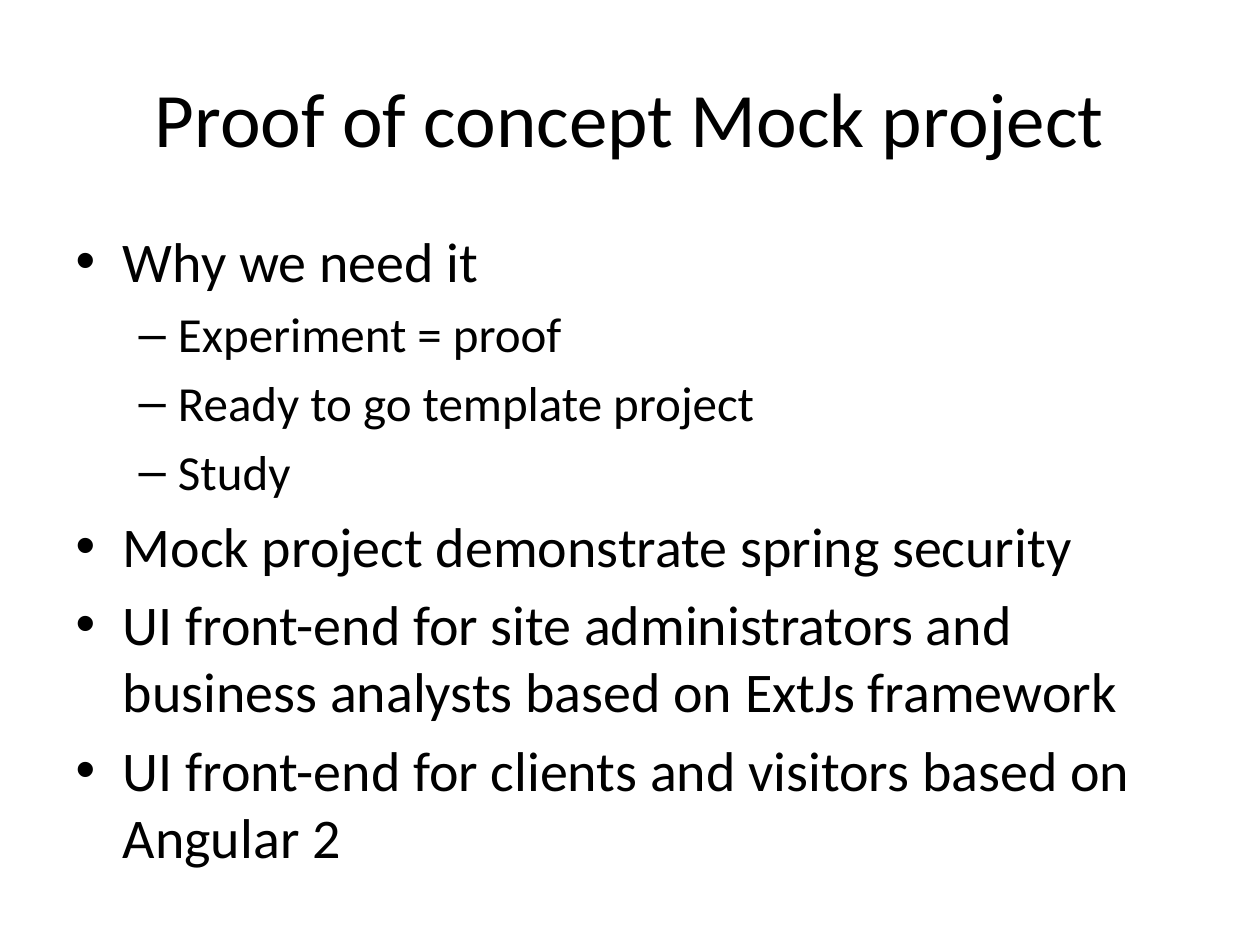
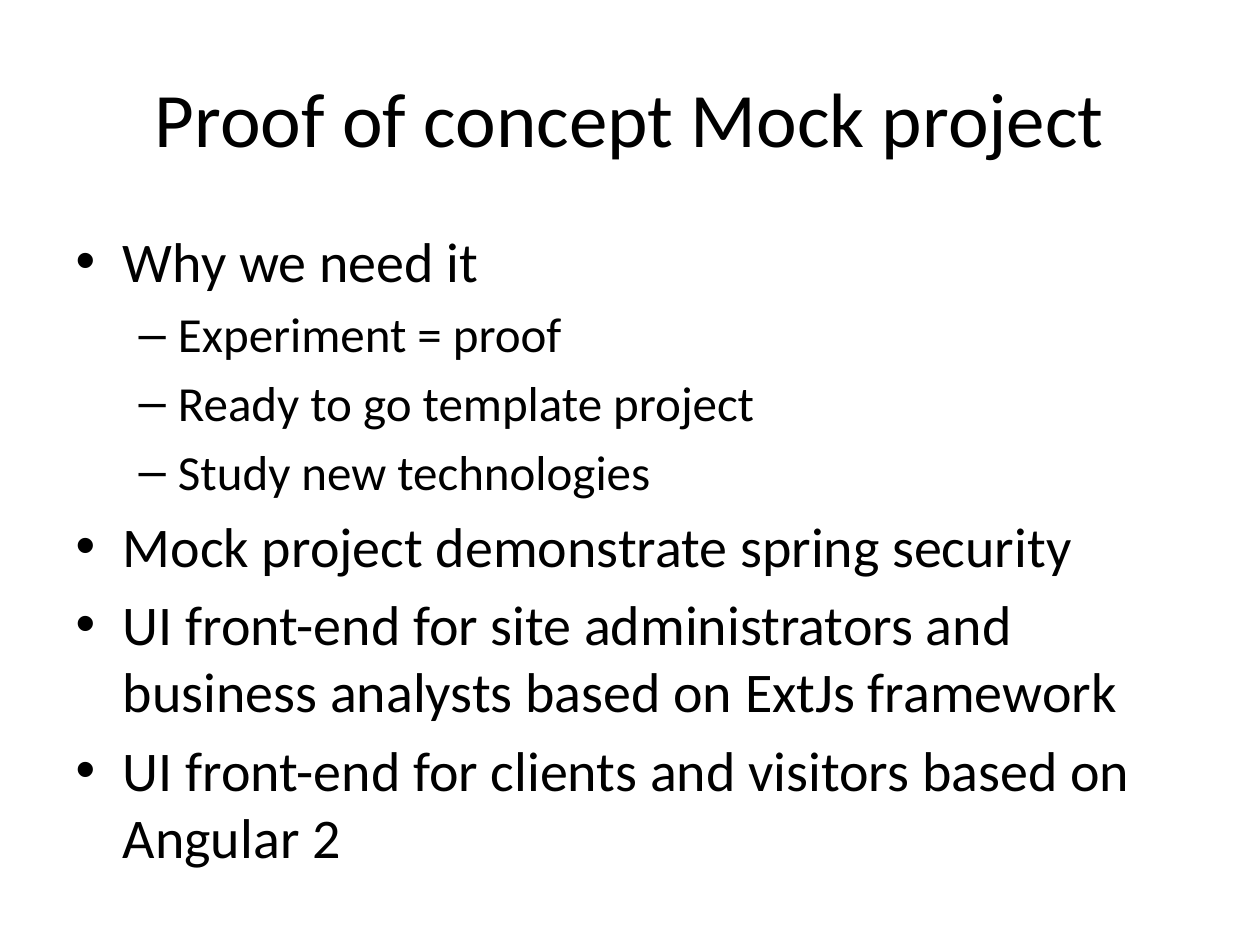
Before and after one commit to JavaPantry/MockStoreApp, a slide deck: slide 9 of MockExtJs6_bsd/Documents/Single Page Application (SPA) paradigm.pptx (slide 6 before the commit). Drawn at 1260x945 pixels with LibreOffice and Linux fonts; fonts in the diff are those of the drawing. Boxes give left, top, right and bottom in pixels: in the first picture for what was removed or moved away, otherwise in the second. Text is boxed around its words. In the diff, an @@ line names an element or a change of style, - is before the commit and + after.

```diff
--- a/MockExtJs6_bsd/Documents/Single Page Application (SPA) paradigm.pptx
+++ b/MockExtJs6_bsd/Documents/Single Page Application (SPA) paradigm.pptx
@@ text at box(178, 456, 650, 499): text changed @@
-  – Study
+  – Study new technologies
```
Also in this commit, not shown: 3 slides added, 1 other file.
